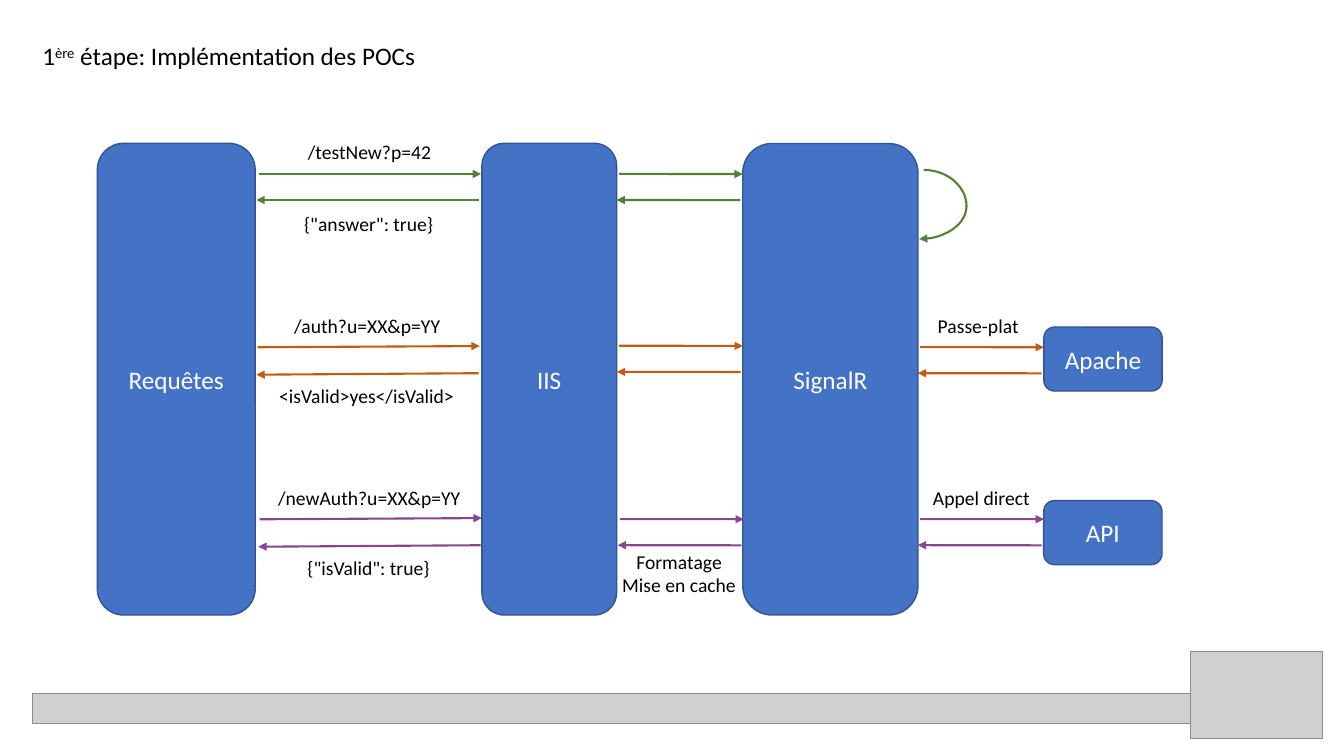
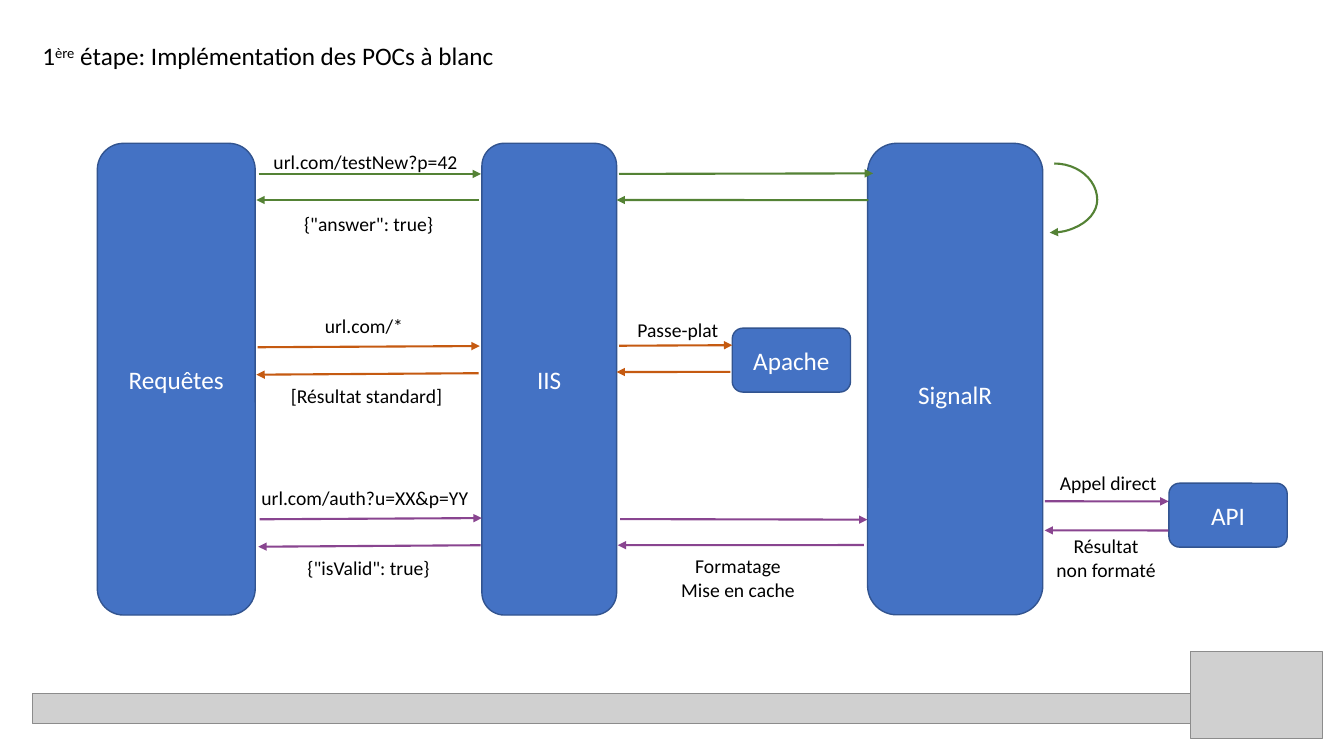
Before and after one commit to acaillol/SpeakUp-ApiShadowing, a slide deck: slide 9 of Speak'up API shadowing.pptx. Drawn at 1344x756 pixels with LibreOffice and Linux fonts; fonts in the diff are those of the drawing; grey boxes stand for pictures. Boxes give left, top, right and bottom in pixels: in the first picture for what was removed or moved away, otherwise in the second. Text is boxed around its words. In the diff, an @@ line names an element or a change of style, - is before the commit and + after.

```diff
--- a/Speak'up API shadowing.pptx
+++ b/Speak'up API shadowing.pptx
@@ text at (x1=80, y1=47, x2=493, y2=69): text changed @@
-1ère étape: Implémentation des POCs
+1ère étape: Implémentation des POCs à blanc
@@ rounded rectangle "SignalR" moved from (x1=743, y1=143, x2=919, y2=615) to (x1=868, y1=143, x2=1044, y2=615) @@
@@ text at (x1=273, y1=155, x2=457, y2=175): text changed @@
-/testNew?p=42
+url.com/testNew?p=42
@@ arrow moved from (619, 174) - (743, 174) to (619, 174) - (873, 173) @@
@@ arc (boxed as its full ellipse) moved from (x1=872, y1=173, x2=966, y2=238) to (x1=1003, y1=167, x2=1097, y2=232) @@
@@ arc (boxed as its full ellipse) moved from (x1=881, y1=170, x2=967, y2=243) to (x1=1011, y1=163, x2=1097, y2=236) @@
@@ arrow moved from (741, 201) - (617, 200) to (869, 201) - (617, 200) @@
@@ text at (x1=325, y1=319, x2=403, y2=334): text changed @@
-/auth?u=XX&p=YY
+url.com/*
@@ text "Passe-plat" moved from (x1=938, y1=319, x2=1019, y2=336) to (x1=637, y1=323, x2=718, y2=340) @@
@@ rounded rectangle "Apache" moved from (x1=1045, y1=328, x2=1163, y2=391) to (x1=733, y1=329, x2=851, y2=392) @@
@@ arrow moved from (619, 346) - (743, 346) to (619, 346) - (733, 345) @@
@@ arrow removed from (921, 347) to (1045, 347) @@
@@ text at (x1=291, y1=388, x2=442, y2=406): text changed @@
-<isValid>yes</isValid>
+[Résultat standard]
@@ arrow moved from (1042, 373) - (919, 373) to (730, 372) - (617, 372) @@
@@ arrow removed from (741, 372) to (617, 372) @@
@@ text "Appel direct" moved from (x1=933, y1=491, x2=1030, y2=508) to (x1=1060, y1=476, x2=1156, y2=493) @@
@@ text at (x1=261, y1=491, x2=468, y2=508): text changed @@
-/newAuth?u=XX&p=YY
+url.com/auth?u=XX&p=YY
@@ arrow moved from (921, 519) - (1045, 519) to (1046, 501) - (1169, 501) @@
@@ rounded rectangle "API" moved from (x1=1044, y1=501, x2=1162, y2=565) to (x1=1170, y1=483, x2=1288, y2=546) @@
@@ arrow moved from (620, 519) - (744, 519) to (620, 519) - (867, 520) @@
@@ arrow moved from (1042, 545) - (919, 545) to (1169, 530) - (1045, 530) @@
@@ text added at (x1=1056, y1=539, x2=1156, y2=577), 14 pt, text #000000 @@
+Résultat
+non formaté
@@ arrow moved from (742, 545) - (618, 545) to (864, 545) - (618, 545) @@
@@ text "Formatage" moved from (x1=622, y1=556, x2=736, y2=592) to (x1=681, y1=560, x2=795, y2=597) @@
```
Also in this commit, not shown: 1 other slide changed, 3 slides added, 1 slide removed.
